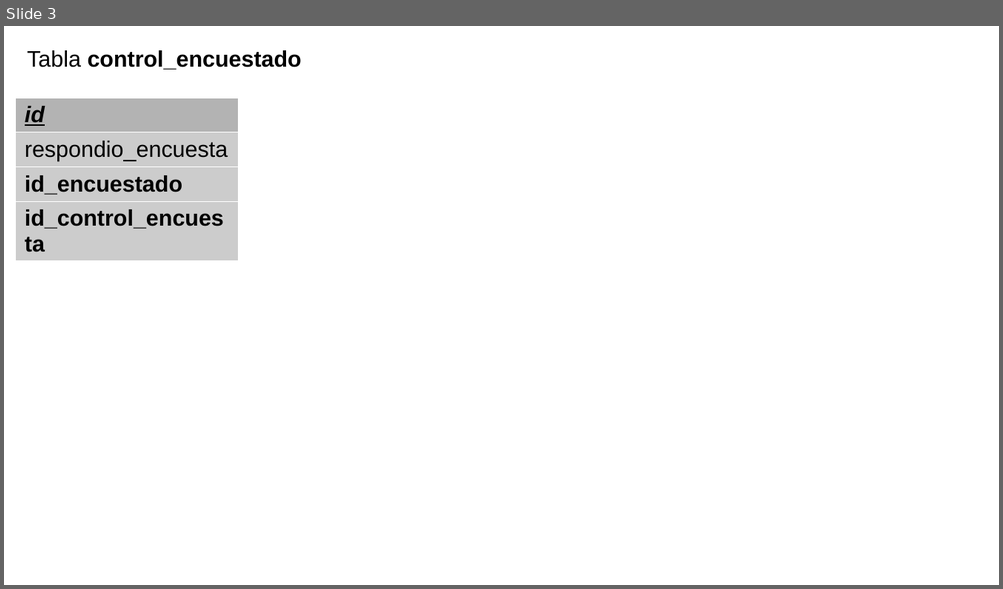
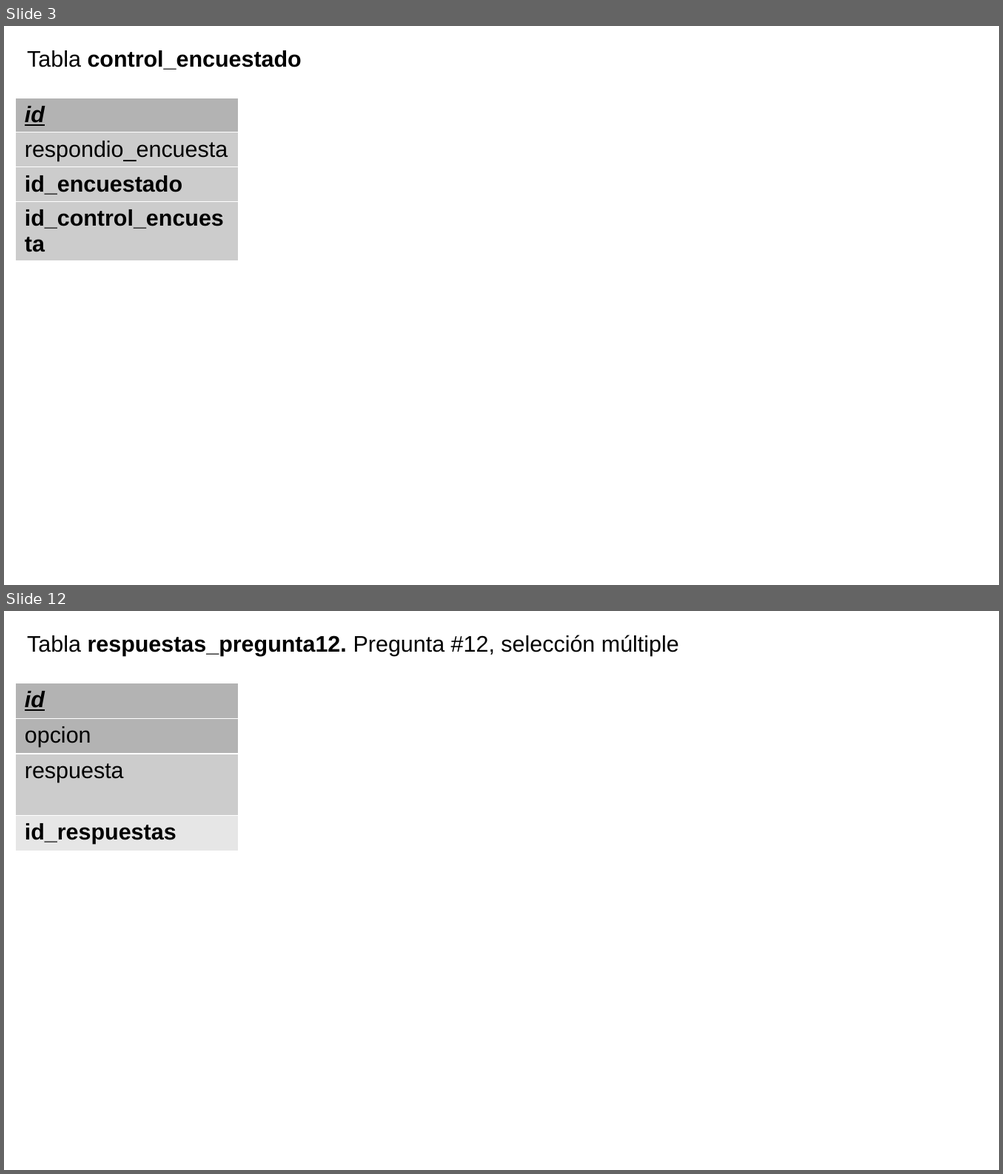
Before and after one commit to laar19/encuesta, a slide deck: 1 documentation/tablas.odp. Shown one above the other, each under a label of ours: slide 3 before the commit, slides 3 and 12 after it; the slides between them are not shown. The pictures are 1003x589 and 1003x1174 pixels, drawn with LibreOffice and Linux fonts; fonts in the diff are those of the drawing. Boxes give left, top, right and bottom in pixels: in the first picture for what was removed or moved away, otherwise in the second. Text is boxed around its words. In the diff, an @@ line names an element or a change of style, - is before the commit and + after.

```diff
--- a/1 documentation/tablas.odp
+++ b/1 documentation/tablas.odp
@@ slide 12 added at (4, 611, 999, 1170), background #FFFFFF @@
@@ text added at (27, 635, 679, 656), 18 pt, text #000000 @@
+Tabla respuestas_pregunta12. Pregunta #12, selección múltiple
@@ table added at (16, 684, 239, 851), 4 rows, 1 columns @@
+id
+opcion
+respuesta
+id_respuestas
```
Also in this commit, not shown: 1 slide changed, 8 other slides added, 29 slides removed, 52 other files.
